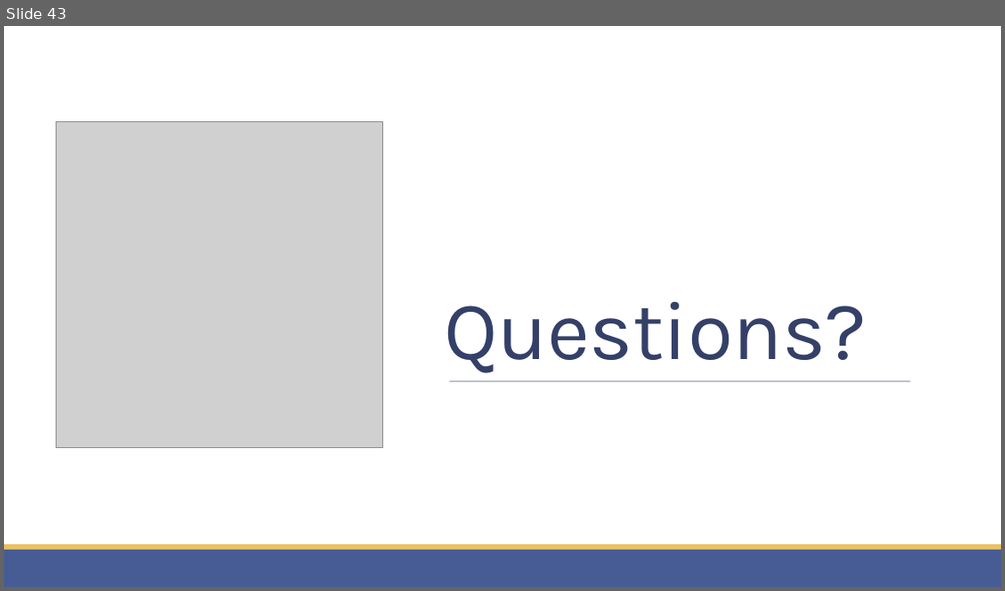
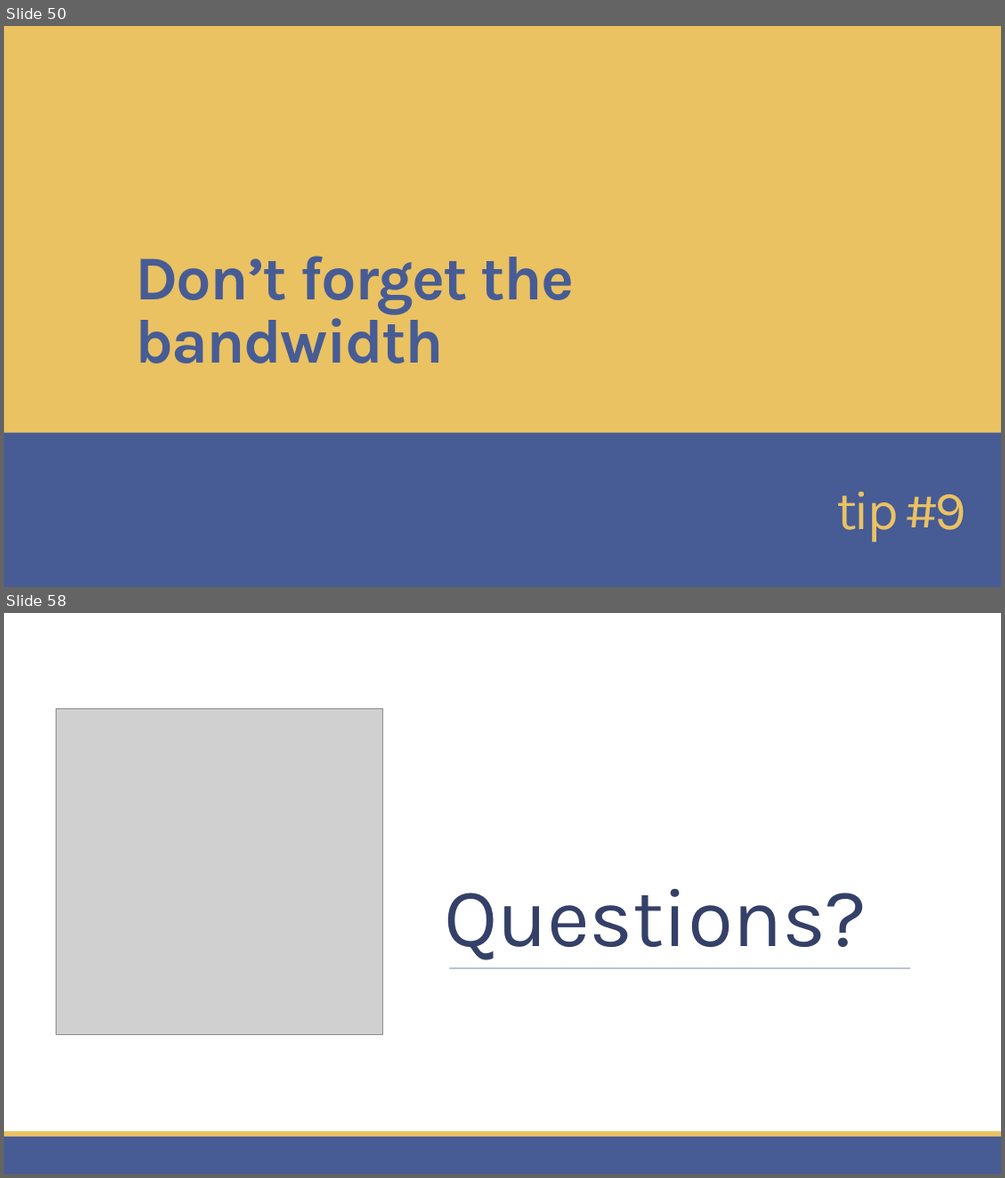
Before and after one commit to childotg/Events.2023, a slide deck: 230425 - DevOpsCon @London/Let's go Hybrid! Is it better.. No. Is it cheaper.. Yes!.pptx. Shown one above the other, each under a label of ours: slide 43 before the commit, slides 50 and 58 after it; the slides between them are not shown. The pictures are 1005x591 and 1005x1178 pixels, drawn with LibreOffice and Linux fonts; fonts in the diff are those of the drawing; grey boxes stand for pictures; background and template pictures are left out. Boxes give left, top, right and bottom in pixels: in the first picture for what was removed or moved away, otherwise in the second. Text is boxed around its words. In the diff, an @@ line names an element or a change of style, - is before the commit and + after.

```diff
--- a/230425 - DevOpsCon @London/Let's go Hybrid! Is it better.. No. Is it cheaper.. Yes!.pptx
+++ b/230425 - DevOpsCon @London/Let's go Hybrid! Is it better.. No. Is it cheaper.. Yes!.pptx
@@ slide 50 added at (x1=4, y1=26, x2=1001, y2=587), background picture (left out) @@
@@ rectangle added at (x1=4, y1=26, x2=1001, y2=587), fill gradient #46507B to #283665 to #222C4F @@
@@ rectangle added at (x1=4, y1=26, x2=1001, y2=433), fill #EAC262 @@
@@ title added at (x1=135, y1=256, x2=574, y2=363), 60 pt, text #475C95, bold @@
+Don’t forget the bandwidth
@@ rectangle added at (x1=4, y1=431, x2=1001, y2=587), fill #475C95 @@
@@ text added at (x1=837, y1=491, x2=966, y2=542), 52.6 pt, text #EAC262 @@
+tip #9
@@ rectangle added at (x1=4, y1=549, x2=1001, y2=587), fill #475C95 @@
@@ rectangle added at (x1=4, y1=544, x2=1001, y2=549), fill #EAC262 @@
@@ what was slide 43 is now slide 58 @@
```
Also in this commit, not shown: 9 slides changed, 20 other slides added, 6 slides removed, 1 other file.
